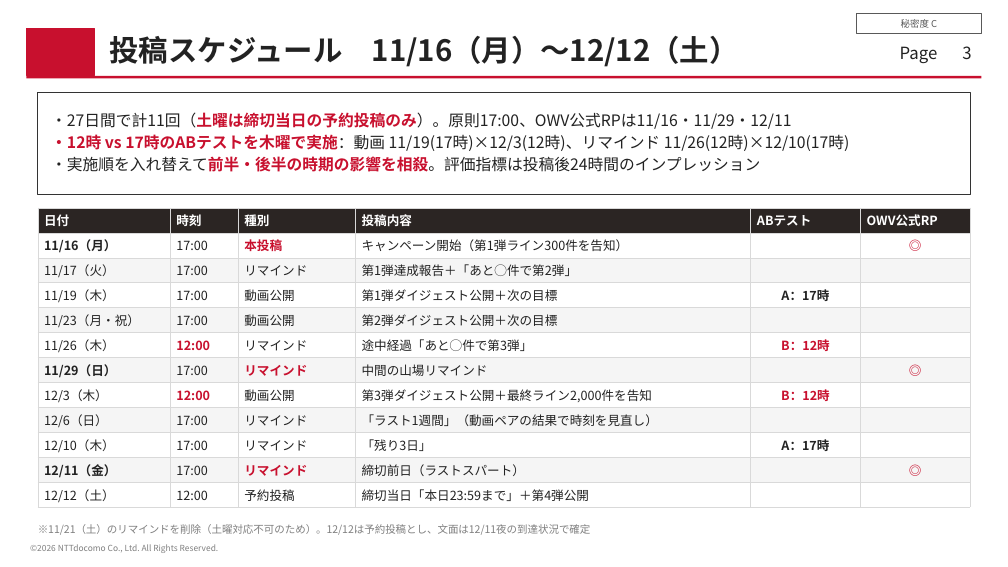
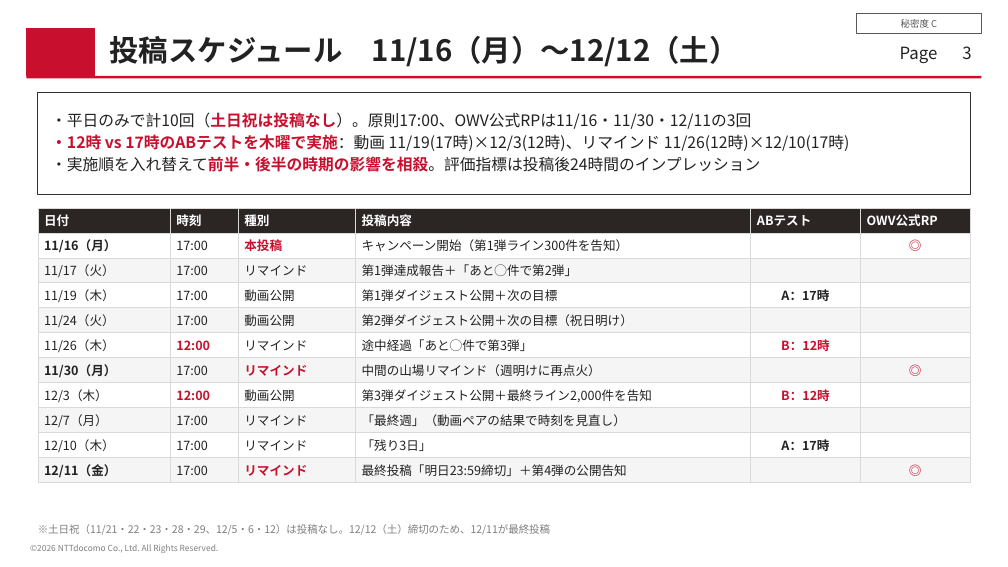
Before and after one commit to keita324/X_check, a slide deck: slide 3 of OWV_リマインド・リポスト目標設計.pptx. Drawn at 1008x567 pixels with LibreOffice and Linux fonts; fonts in the diff are those of the drawing. Boxes give left, top, right and bottom in pixels: in the first picture for what was removed or moved away, otherwise in the second. Text is boxed around its words. In the diff, an @@ line names an element or a change of style, - is before the commit and + after.

```diff
--- a/OWV_リマインド・リポスト目標設計.pptx
+++ b/OWV_リマインド・リポスト目標設計.pptx
@@ text at (51, 112, 751, 129): text changed @@
-・27日間で計11回（土曜は締切当日の予約投稿のみ）。原則17:00、OWV公式RPは11/16・11/29・12/11
+・平日のみで計10回（土日祝は投稿なし）。原則17:00、OWV公式RPは11/16・11/30・12/11の3回
@@ table at (38, 208, 970, 482) @@
-row 5, column 1: 11/23（月・祝）
+row 5, column 1: 11/24（火）
-row 5, column 4: 第2弾ダイジェスト公開＋次の目標
+row 5, column 4: 第2弾ダイジェスト公開＋次の目標（祝日明け）
-row 7, column 1: 11/29（日）
+row 7, column 1: 11/30（月）
-row 7, column 4: 中間の山場リマインド
+row 7, column 4: 中間の山場リマインド（週明けに再点火）
-row 9, column 1: 12/6（日）
+row 9, column 1: 12/7（月）
-row 9, column 4: 「ラスト1週間」（動画ペアの結果で時刻を見直し）
+row 9, column 4: 「最終週」（動画ペアの結果で時刻を見直し）
-row 11: 12/11（金） | 17:00 | リマインド | 締切前日（ラストスパート） |  | ◎
-row 12: 12/12（土） | 12:00 | 予約投稿 | 締切当日「本日23:59まで」＋第4弾公開 |  | 
+row 11: 12/11（金） | 17:00 | リマインド | 最終投稿「明日23:59締切」＋第4弾の公開告知 |  | ◎
@@ text at (38, 524, 550, 535): text changed @@
-※11/21（土）のリマインドを削除（土曜対応不可のため）。12/12は予約投稿とし、文面は12/11夜の到達状況で確定
+※土日祝（11/21・22・23・28・29、12/5・6・12）は投稿なし。12/12（土）締切のため、12/11が最終投稿
```
Also in this commit, not shown: 3 other slides changed.
